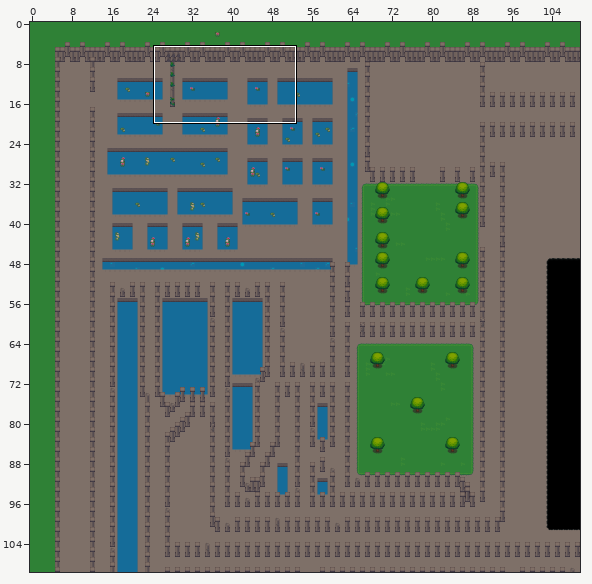
A Tiled map gets an edit: resources/maps/ruins.tmx. Above, an overview of the earlier version with the close-up marked.
Close-up. Earlier state:
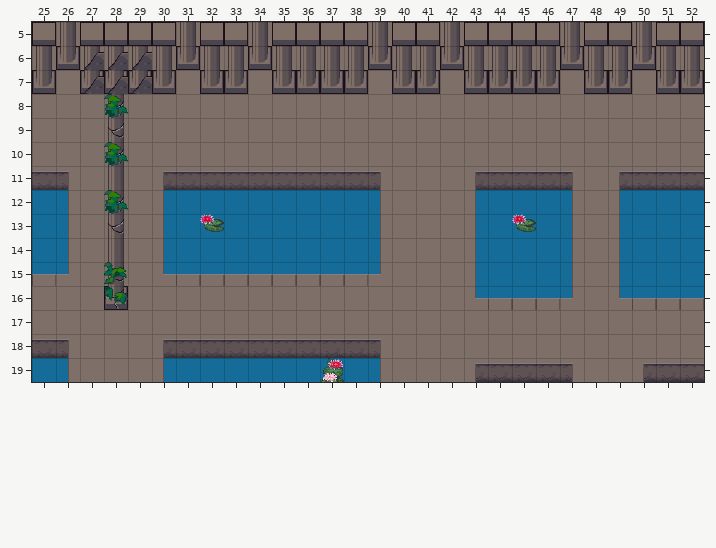
Cells are 32x32 px. Shown: x 25..52, y 5..19.
The result:
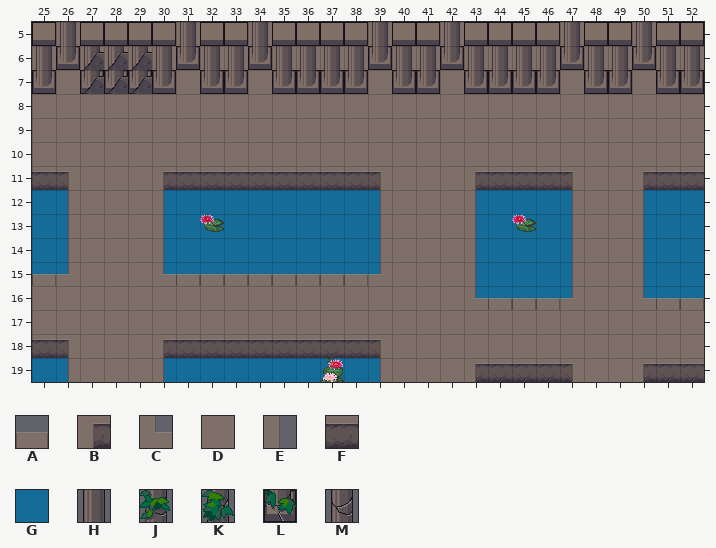
Key: from "terrain_atlas": A 216, B 217, C 249, D 313, E 314, F 345, G 391, H 430, J 436, K 465, L 468, M 531.
_ is an empty cell.
Tiles replaced or removed in this view: A, B, C, E, F, G, H, J, K, L, M.
Difference:
Changed rows in their new state; . is an unchanged cell.
Layer "level0-low":
first column x 49:
12 D
13 D
14 D
15 D
16 D
Layer "level0-high":
first column x 49:
11 _B
12 _E
13 _E
14 _E
15 _E
16 _C
Layer "level0-object-low":
first column x 28:
15 _
16 _
Layer "level1-low":
first column x 28:
 8 _
 9 _
10 _
11 _
12 _
13 _
14 _
